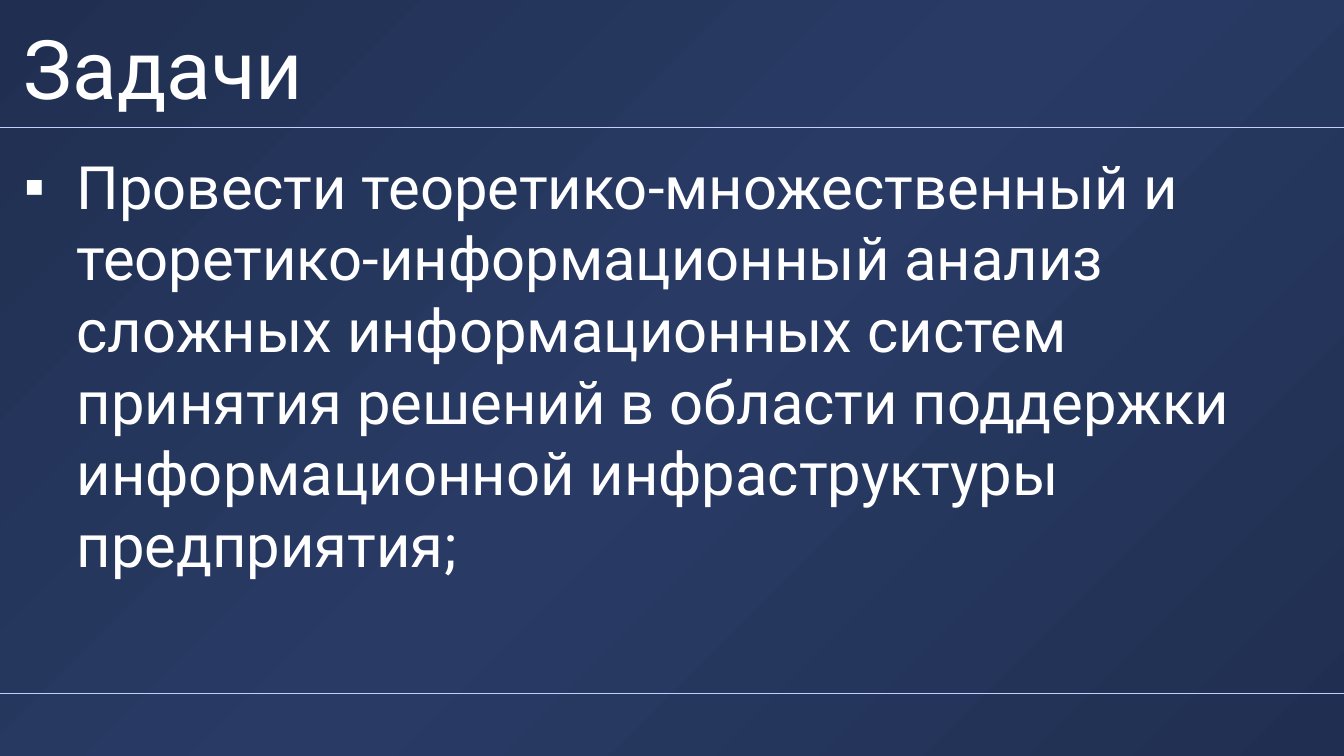
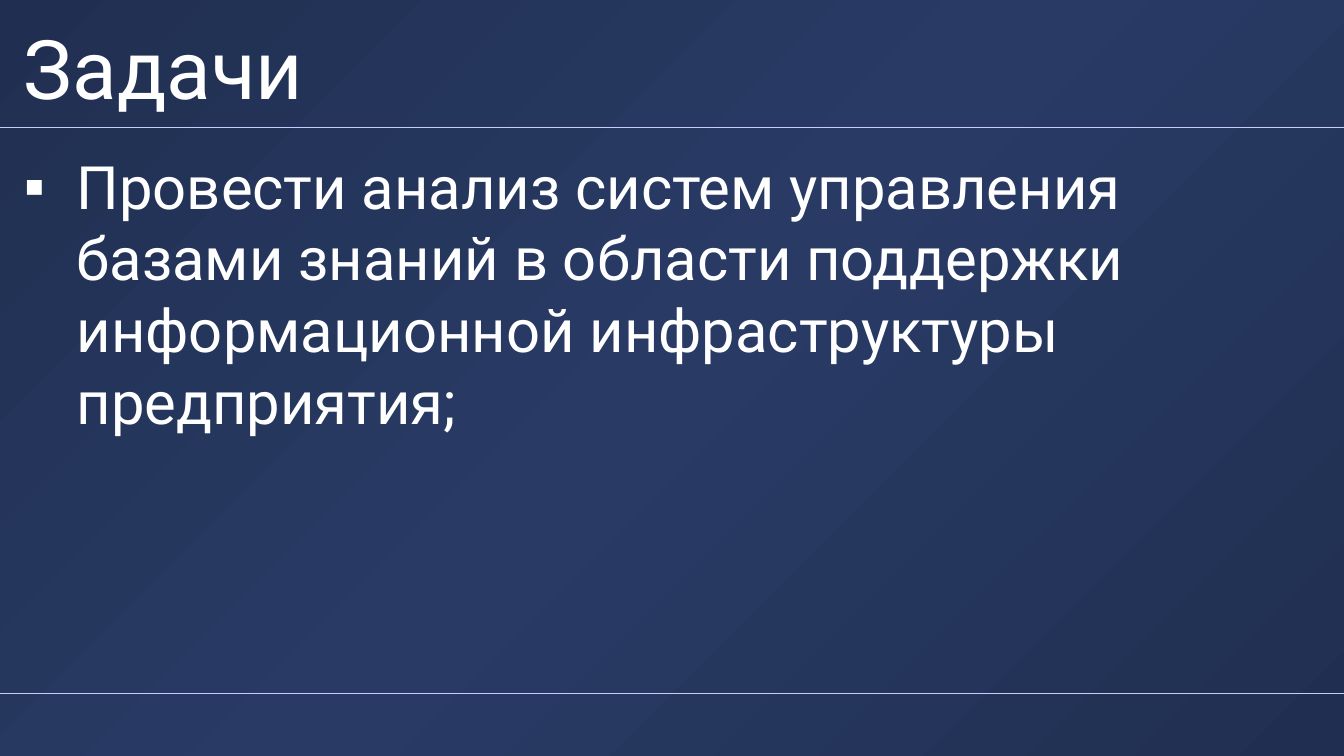
Before and after one commit to alexander-toschev/alexander-toschev, a slide deck: slide 8 of Disser/Presentation/DUBNAPresentationX.pptx. Drawn at 1344x756 pixels with LibreOffice and Linux fonts; fonts in the diff are those of the drawing; background and template pictures are left out. Boxes give left, top, right and bottom in pixels: in the first picture for what was removed or moved away, otherwise in the second. Text is boxed around its words. In the diff, an @@ line names an element or a change of style, - is before the commit and + after.

```diff
--- a/Disser/Presentation/DUBNAPresentationX.pptx
+++ b/Disser/Presentation/DUBNAPresentationX.pptx
@@ text at [77,166,1122,436]: text changed @@
-▪ Провести теоретико-множественный и теоретико-информационный анализ сложных информационных систем принятия решений в области поддержки информационной инфраструктуры предприятия;
+▪ Провести анализ систем управления базами знаний в области поддержки информационной инфраструктуры предприятия;
```
Also in this commit, not shown: 2 other slides changed, 14 other files.
